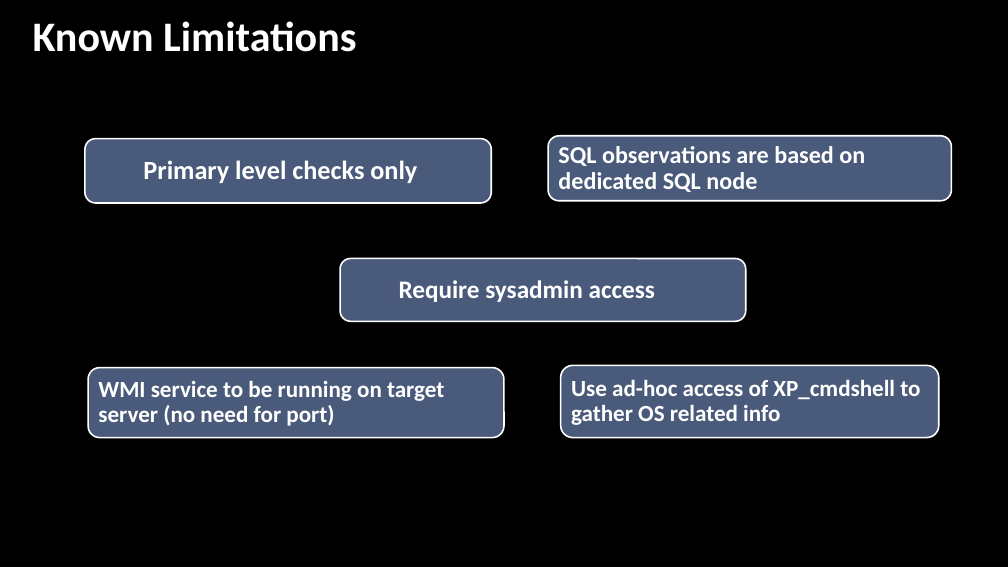
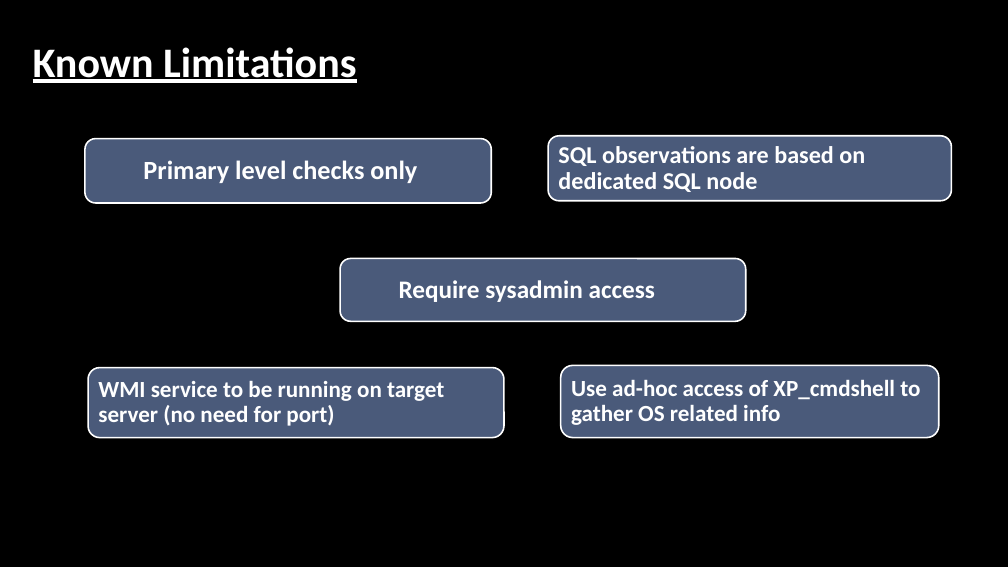
Before and after one commit to hedaprakash/SQLHealthCheck, a slide deck: slide 16 of Consolidated Essential Performance Health Check using PowerShell.pptx (slide 14 before the commit). Drawn at 1008x567 pixels with LibreOffice and Linux fonts; fonts in the diff are those of the drawing; background and template pictures are left out. Boxes give left, top, right and bottom in pixels: in the first picture for what was removed or moved away, otherwise in the second. Text is boxed around its words. In the diff, an @@ line names an element or a change of style, - is before the commit and + after.

```diff
--- a/Consolidated Essential Performance Health Check using PowerShell.pptx
+++ b/Consolidated Essential Performance Health Check using PowerShell.pptx
@@ rectangle "Known Limitations": place and size @@
-rectangle "Known Limitations" at bbox=[25, 6, 872, 50]
+rectangle "Known Limitations" at bbox=[25, 32, 872, 76]
@@ rectangle "Known Limitations" at bbox=[25, 32, 872, 76]: underline on @@
```
Also in this commit, not shown: 12 other slides changed, 2 slides added, 6 other files.
